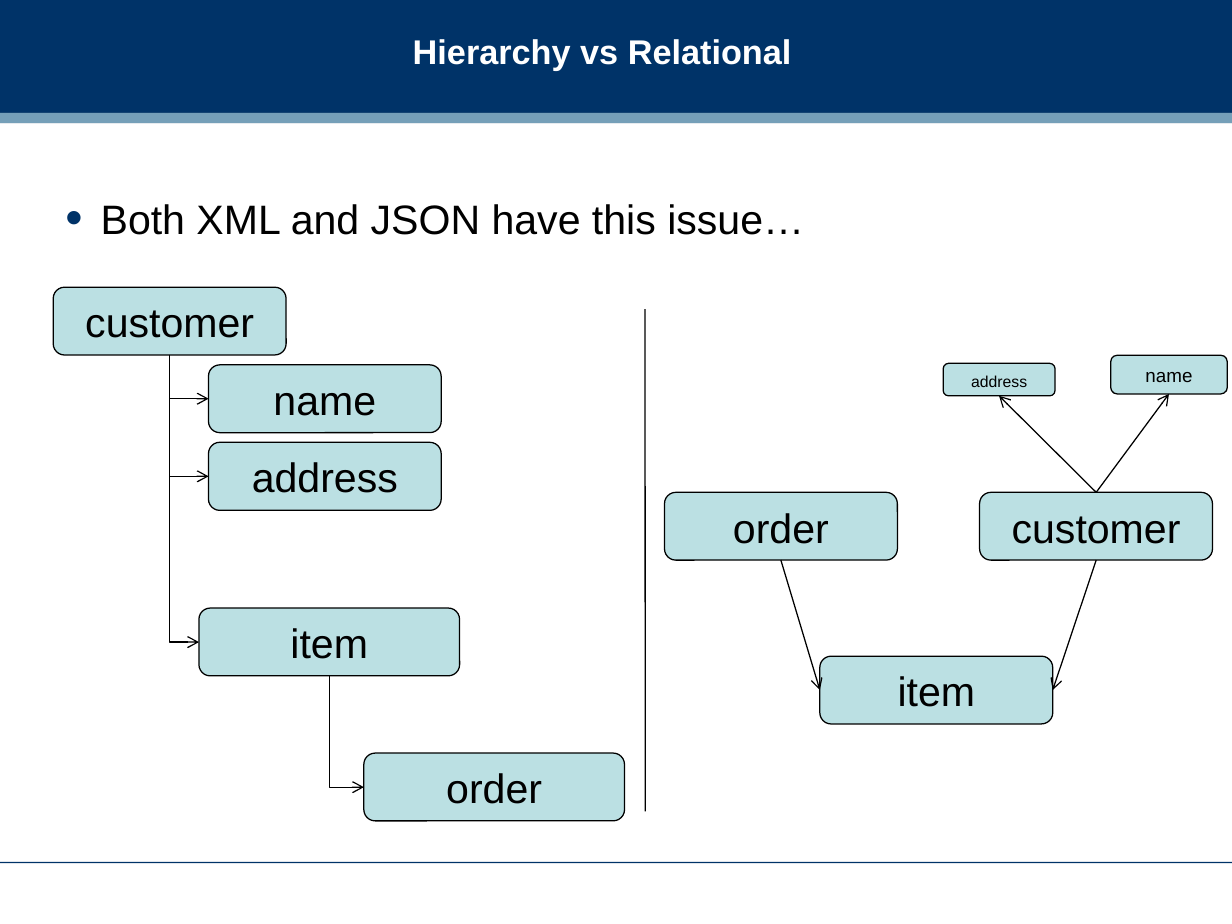
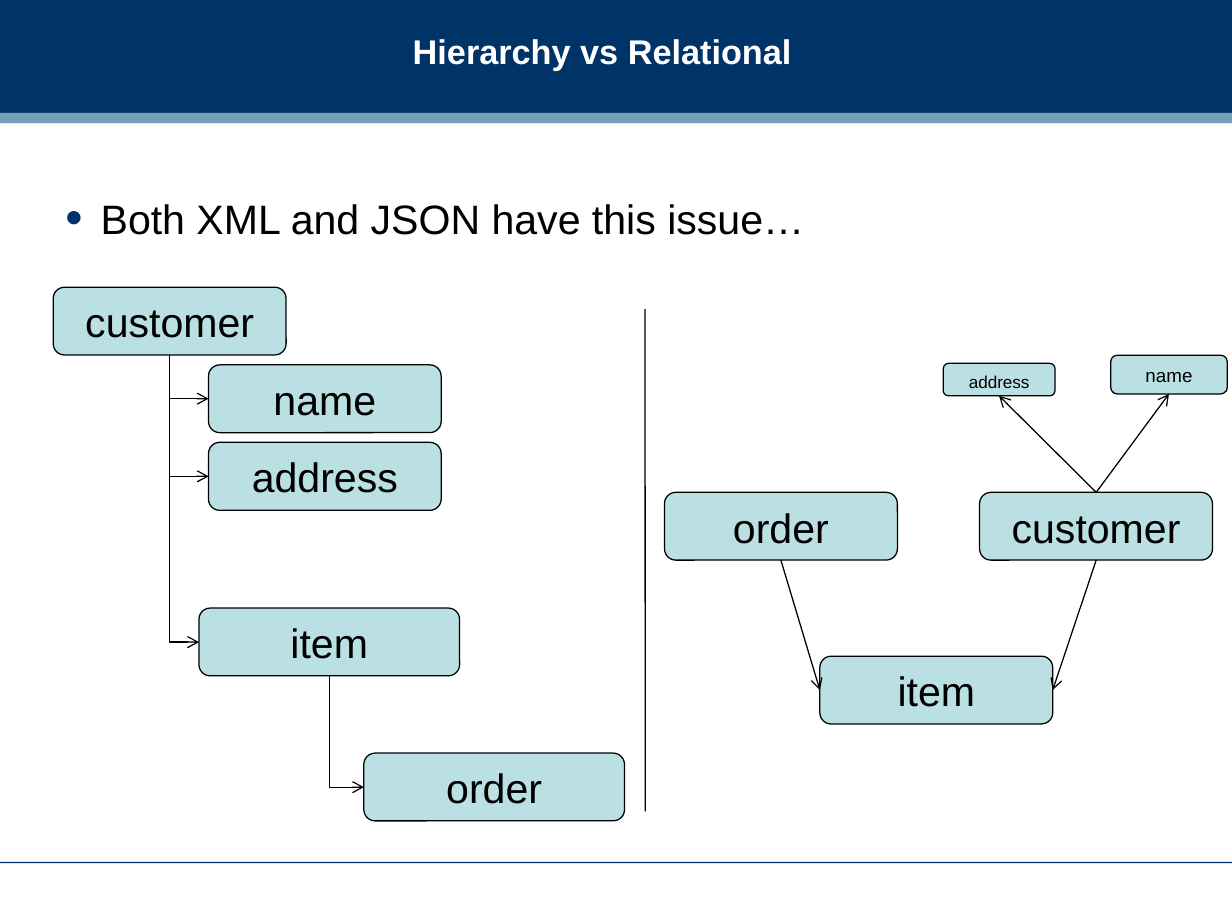
Before and after one commit to dreamind/ix, a slide deck: slide 21 of lectures/representing-data/json.ppt (slide 24 before the commit). Drawn at 1232x924 pixels with LibreOffice and Linux fonts; fonts in the diff are those of the drawing; background and template pictures are left out. Boxes give left, top, right and bottom in pixels: in the first picture for what was removed or moved away, otherwise in the second. Text is boxed around its words. In the diff, an @@ line names an element or a change of style, - is before the commit and + after.

```diff
--- a/lectures/representing-data/json.ppt
+++ b/lectures/representing-data/json.ppt
@@ rounded rectangle "address" at (944,363,1056,395): size 9.2 to 10 pt @@
```
Also in this commit, not shown: 3 other slides changed, 5 slides removed, 28 other files.
